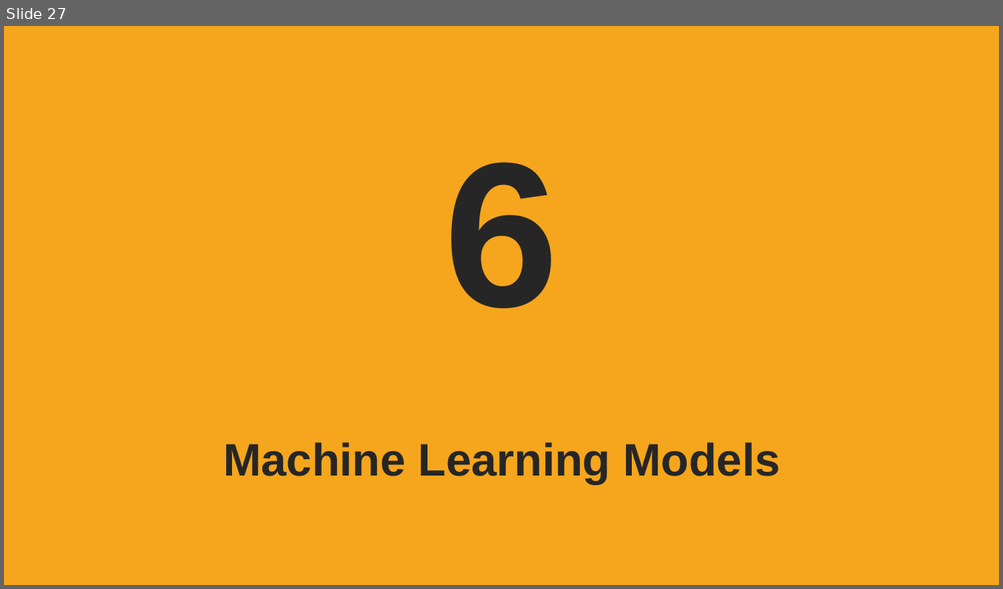
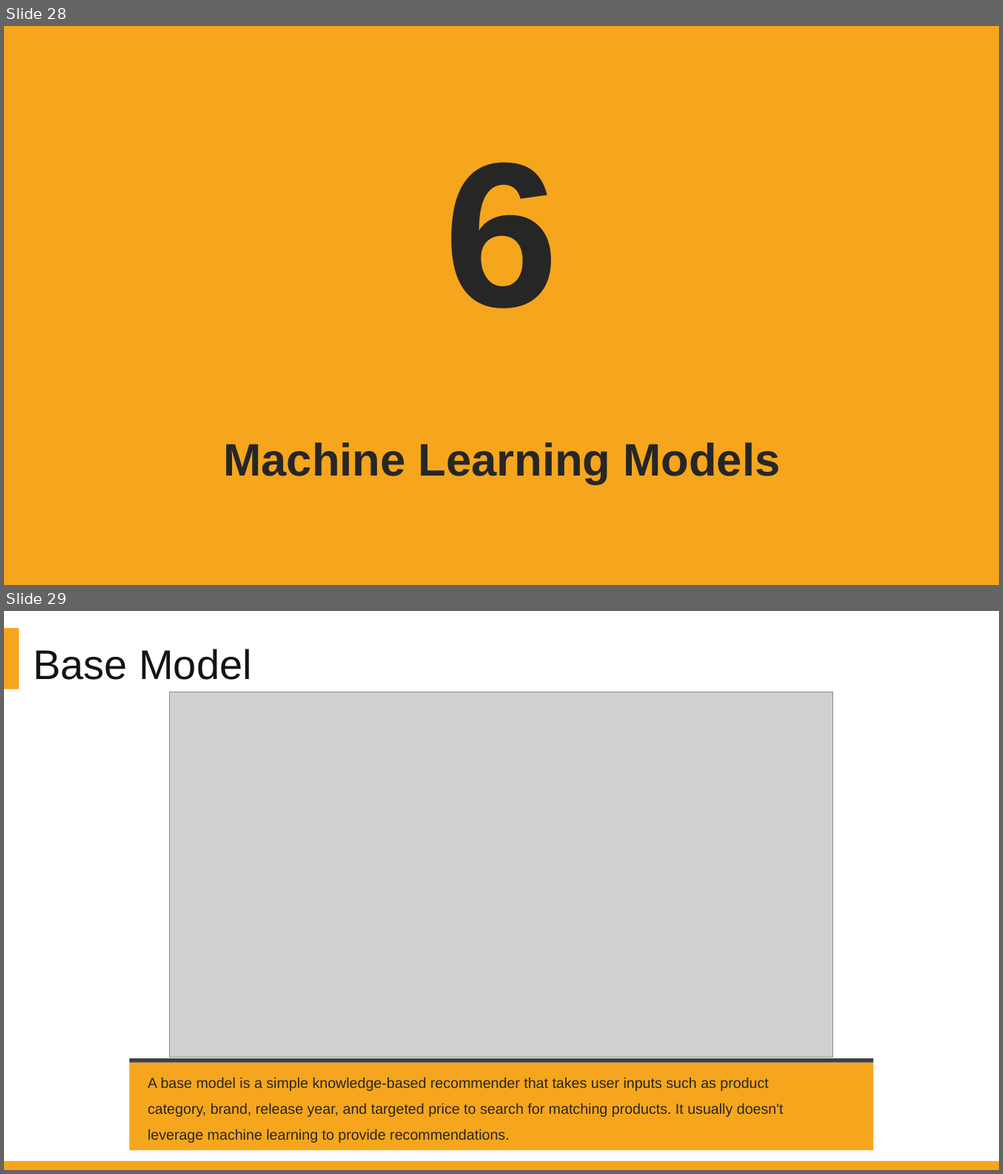
Before and after one commit to DATA-606-SPRING-2022/Jin_DATA606, a slide deck: presentation/Project_Presentation_Final.pptx. Shown one above the other, each under a label of ours: slide 27 before the commit, slides 28 and 29 after it. The pictures are 1003x589 and 1003x1174 pixels, drawn with LibreOffice and Linux fonts; fonts in the diff are those of the drawing; grey boxes stand for pictures; background and template pictures are left out. Boxes give left, top, right and bottom in pixels: in the first picture for what was removed or moved away, otherwise in the second. Text is boxed around its words. In the diff, an @@ line names an element or a change of style, - is before the commit and + after.

```diff
--- a/presentation/Project_Presentation_Final.pptx
+++ b/presentation/Project_Presentation_Final.pptx
@@ slide 29 added at (4,611,999,1170), background #FFFFFF @@
@@ rectangle added at (4,628,19,689), fill #F5A61C @@
@@ rectangle added at (25,634,799,692), fill #FFFFFF, 40 pt, text #141214 @@
+Base Model
@@ text added at (29,650,199,664), 28 pt, text #404040 @@
+Add your title
@@ text added at (29,672,288,680), 18 pt, text #A6A6A6 @@
+Click add this section keywords detailed description of the contents of this paragraph
@@ picture added at (170,692,833,1057) @@
@@ rectangle added at (129,1063,874,1151), fill #F5A61C @@
@@ rectangle added at (129,1059,874,1063), fill #404040 @@
@@ text added at (148,1077,783,1143), 14 pt, text #262626 @@
+A base model is a simple knowledge-based recommender that takes user inputs such as product category, brand, release year, and targeted price to search for matching products. It usually doesn't leverage machine learning to provide recommendations.
@@ rectangle added at (4,1162,999,1170), fill #F5A61C @@
@@ what was slide 27 is now slide 28 @@
```
Also in this commit, not shown: 9 slides changed, 5 other slides added, 4 slides removed, 4 other files.
